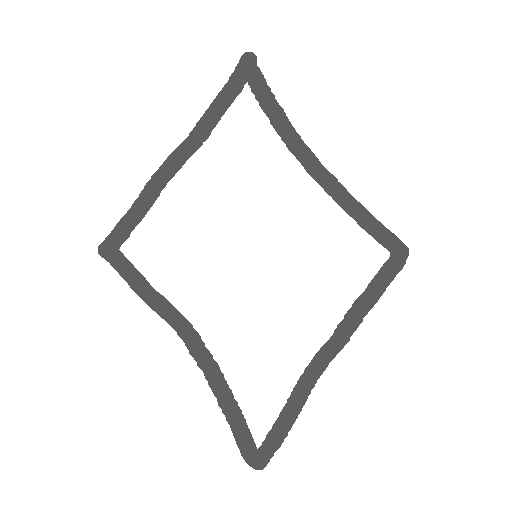
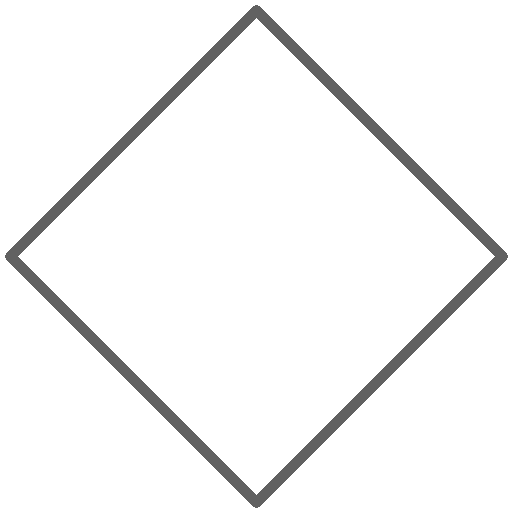
Two versions of the same layered image (512x512). Layer-by-layer changes:
painted on "IndigoSymbol.png" over (5, 5, 508, 508)
